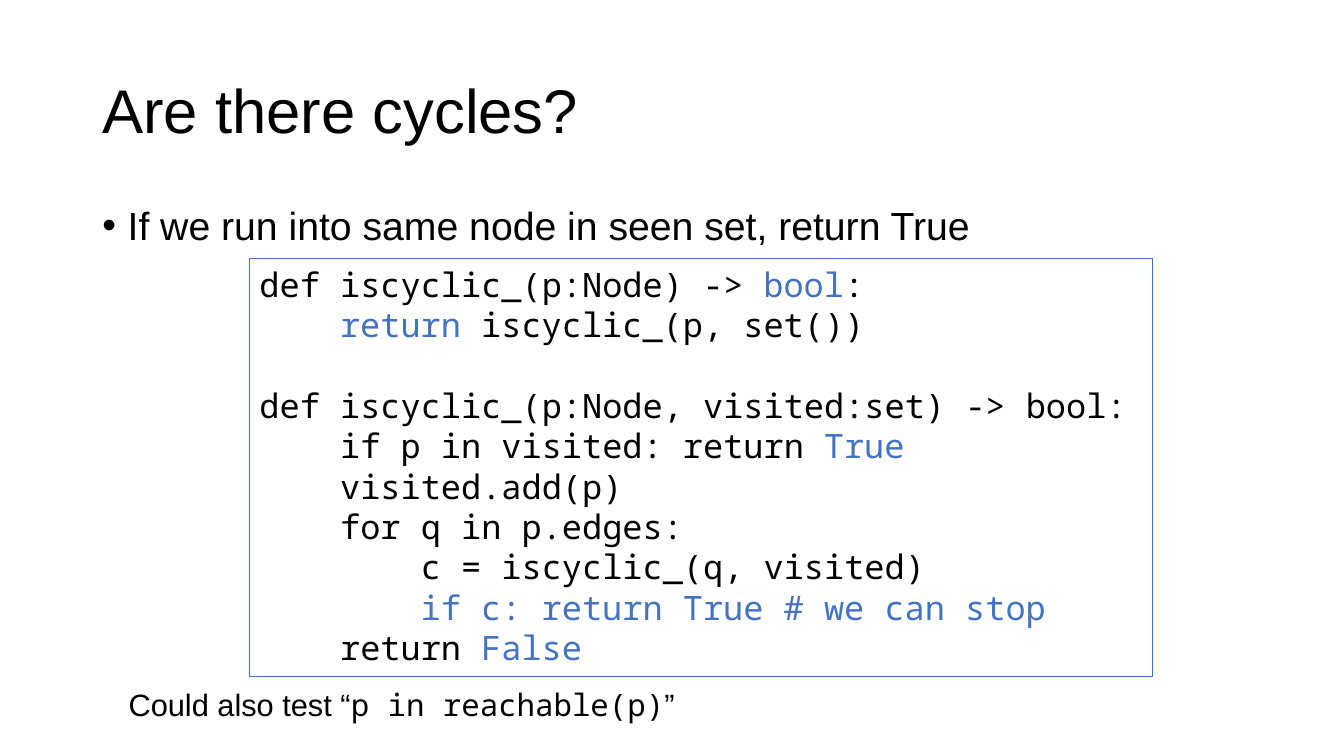
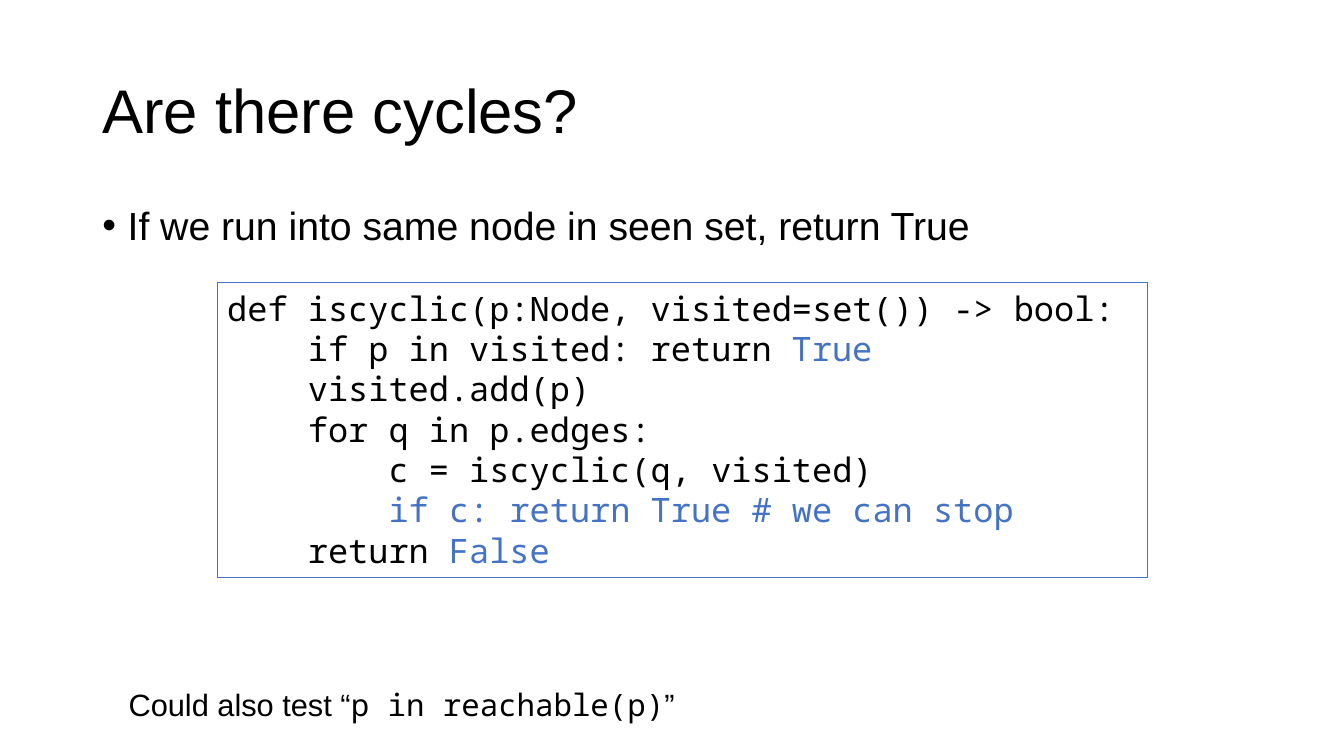
Before and after one commit to parrt/msds689, a slide deck: slide 9 of notes/graphs.pptx. Drawn at 1344x756 pixels with LibreOffice and Linux fonts; fonts in the diff are those of the drawing; background and template pictures are left out. Boxes give left, top, right and bottom in pixels: in the first picture for what was removed or moved away, otherwise in the second. Text is boxed around its words. In the diff, an @@ line names an element or a change of style, - is before the commit and + after.

```diff
--- a/notes/graphs.pptx
+++ b/notes/graphs.pptx
@@ rectangle "def iscyclic(p:Node, visited=set()) -> bool:": place and size @@
-rectangle "def iscyclic(p:Node, visited=set()) -> bool:" at <box>250,259,1153,677</box>
+rectangle "def iscyclic(p:Node, visited=set()) -> bool:" at <box>218,282,1148,578</box>
@@ text in rectangle at <box>227,295,1115,330</box>: text changed @@
-def iscyclic_(p:Node) -> bool:
-return iscyclic_(p, set())
-def iscyclic_(p:Node, visited:set) -> bool:
+def iscyclic(p:Node, visited=set()) -> bool:
@@ text in rectangle at <box>389,456,872,491</box>: text changed @@
-c = iscyclic_(q, visited)
+c = iscyclic(q, visited)
```
Also in this commit, not shown: 3 other slides changed, 9 slides added, 2 other files.
